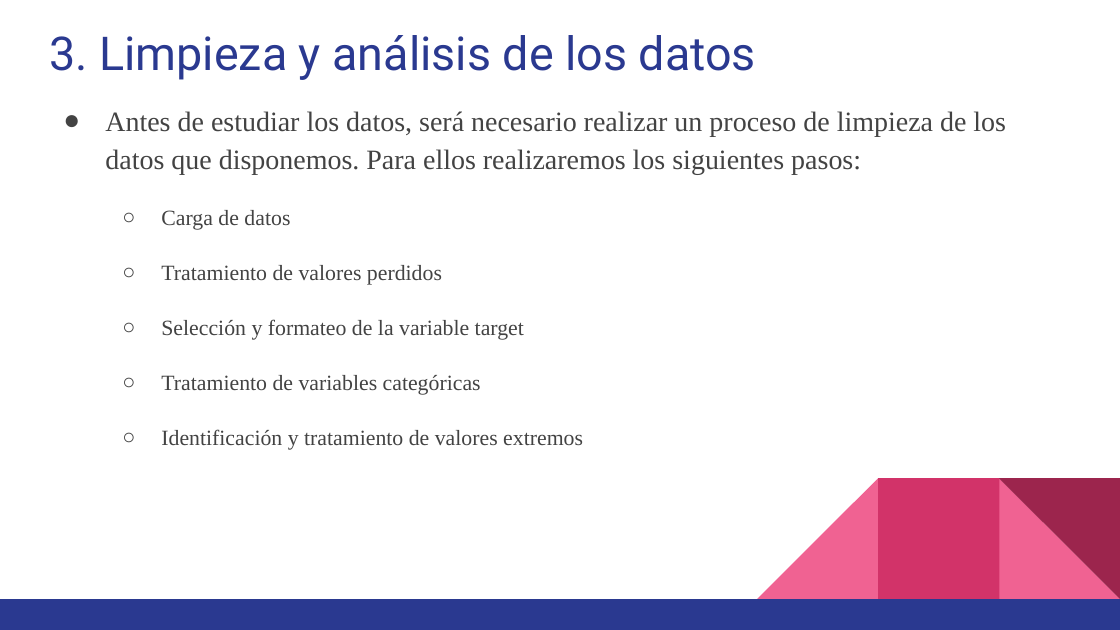
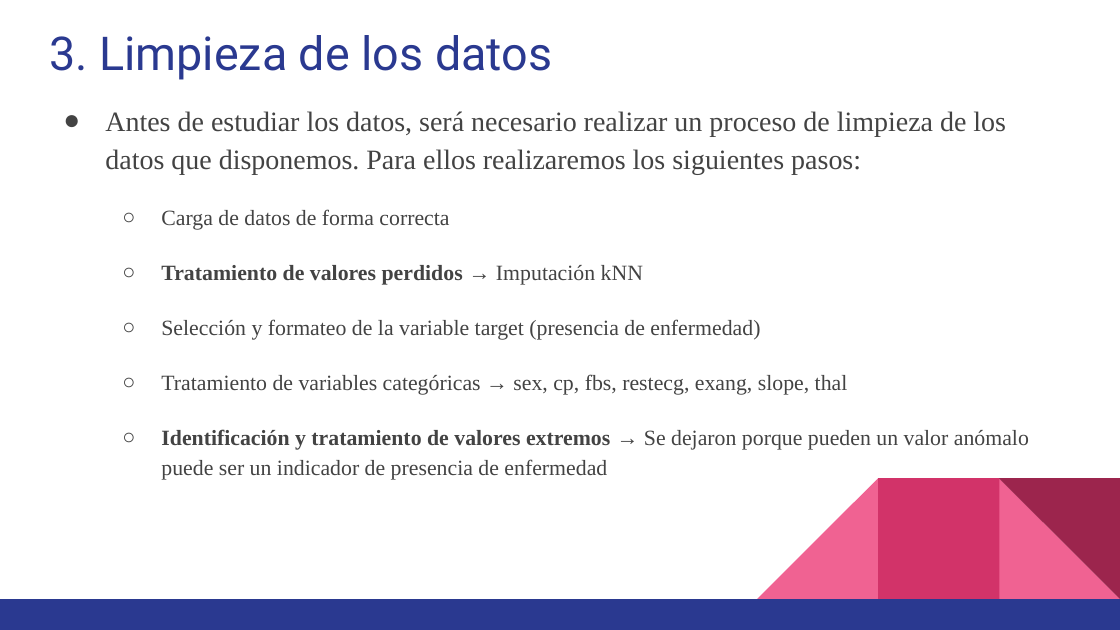
Before and after one commit to rafaeloga/pra2_tipologia, a slide deck: slide 6 of DC_presentacion.pptx. Drawn at 1120x630 pixels with LibreOffice and Linux fonts; fonts in the diff are those of the drawing. Boxes give left, top, right and bottom in pixels: in the first picture for what was removed or moved away, otherwise in the second. Text is boxed around its words. In the diff, an @@ line names an element or a change of style, - is before the commit and + after.

```diff
--- a/DC_presentacion.pptx
+++ b/DC_presentacion.pptx
@@ title at (49,35,552,80): text changed @@
-3. Limpieza y análisis de los datos
+3. Limpieza de los datos
@@ text at (161,209,1029,480): text changed @@
-  ○ Carga de datos
-  ○ Tratamiento de valores perdidos
-  ○ Selección y formateo de la variable target
-  ○ Tratamiento de variables categóricas
-  ○ Identificación y tratamiento de valores extremos
+  ○ Carga de datos de forma correcta
+  ○ Tratamiento de valores perdidos → Imputación kNN
+  ○ Selección y formateo de la variable target (presencia de enfermedad)
+  ○ Tratamiento de variables categóricas → sex, cp, fbs, restecg, exang, slope, thal
+  ○ Identificación y tratamiento de valores extremos → Se dejaron porque pueden un valor anómalo puede ser un indicador de presencia de enfermedad
```
Also in this commit, not shown: 4 other slides changed, 1 other file.
